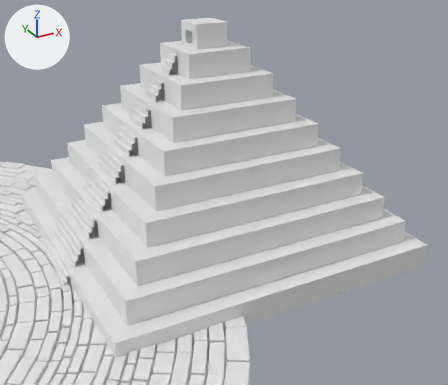
The FBX model Escape Room/Assets/Models/Temple Outside .fbx: old version first, new version second.
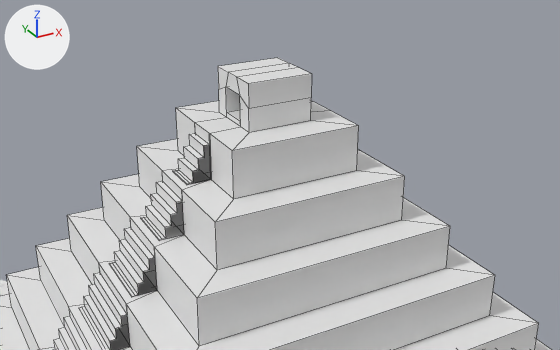
Old and new are each drawn whole from a 50 mm camera at (10.1, -33.0, 20.1) aimed at (27.1, -1.9, 4.6) and again close up from a 50 mm camera at (16.9, -19.1, 20.9) aimed at (26.9, -1.0, 11.9). Arrows for +X, +Y and +Z are at upper left; the lights stay in place. The close-ups show mesh edges as thin lines. Where no turn or scale is listed for an object, it has been applied to the vertices. Vertices at the same position are counted once.

Before the edit, the objects in view are built like this:
```python
me_pyramid = bpy.data.meshes.new('Pyramid')
me_pyramid.from_pydata(...)  # 368 vertices, 276 faces; spans x -10.6..9.9, y -9.9..9.9, z 0.0..14.0
ob_pyramid = bpy.data.objects.new('Pyramid', me_pyramid)
ob_pyramid.location = (26.89, 0.0, 0.77)
```
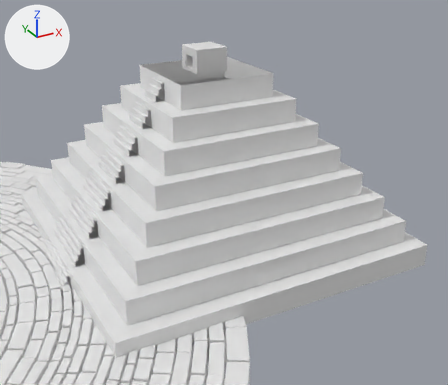
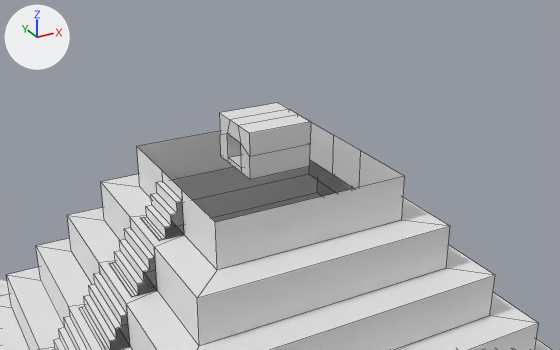
Commit message: Updated Outside Temple Model

Where the newer file only moved an object's origin or applied its transform, the numbers keep the older frame.

Where the change shows, as pixel boxes (x1, y1, x2, y2) in the close-ups (560 x 350 px):
'Pyramid', reshaped: before (0, 58, 552, 350); after (0, 103, 552, 350)
part 1 of me_pyramid, cut back: before (137, 58, 404, 222); after (219, 103, 311, 179)

Edits to the bpy script that builds the scene:
```text
Change me_pyramid:
    used by ob_pyramid; location = (26.89, 0.0, 0.77)
    remove me_pyramid.from_pydata(...)  # 368 vertices, 276 faces; spans x -10.6..9.9, y -9.9..9.9, z 0.0..14.0
    add me_pyramid.from_pydata(...)  # 320 vertices, 230 faces; spans x -10.6..9.9, y -9.9..9.9, z 0.0..12.6
    me_pyramid part 1
    74 vertices are removed from x -2.7..2.0, y -2.0..2.0, z 11.2..14.0
    73 faces are deleted
    8 vertices are added at x -1.0, y -0.4..0.5, z 11.2..12.6
    6 new vertices lie (0.0, 0.0, -0.7) away from vertices in x -1.0..1.0, y -1.0..1.0, z 12.6
    6 new vertices lie (0.0, 0.0, -0.7) away from vertices in x -1.0..1.0, y -1.0..1.0, z 11.9
    6 new vertices lie (1.2, 0.0, 0.0) away from vertices in x -1.0, y -0.4..0.5, z 11.2..12.1
    27 new faces join them
```
